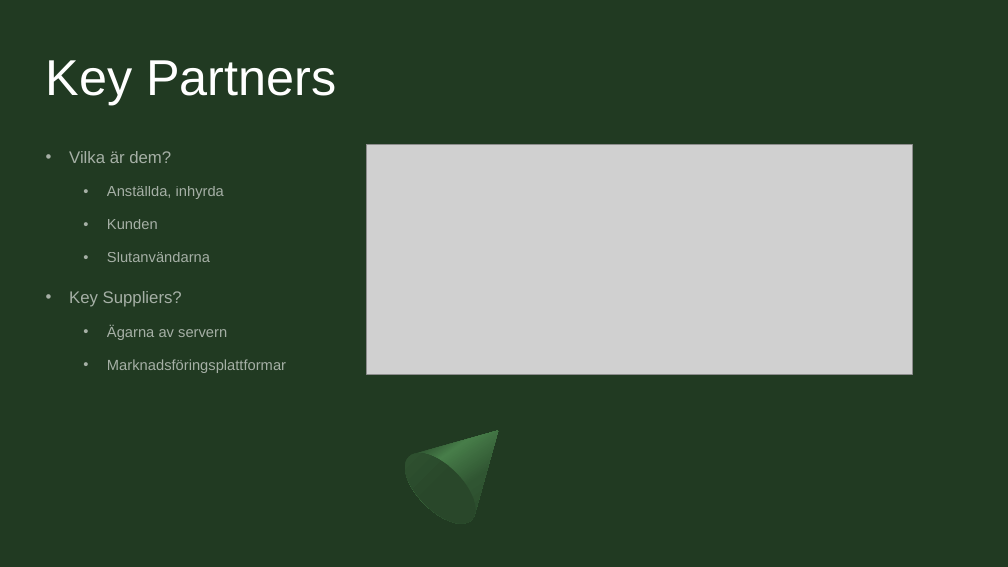
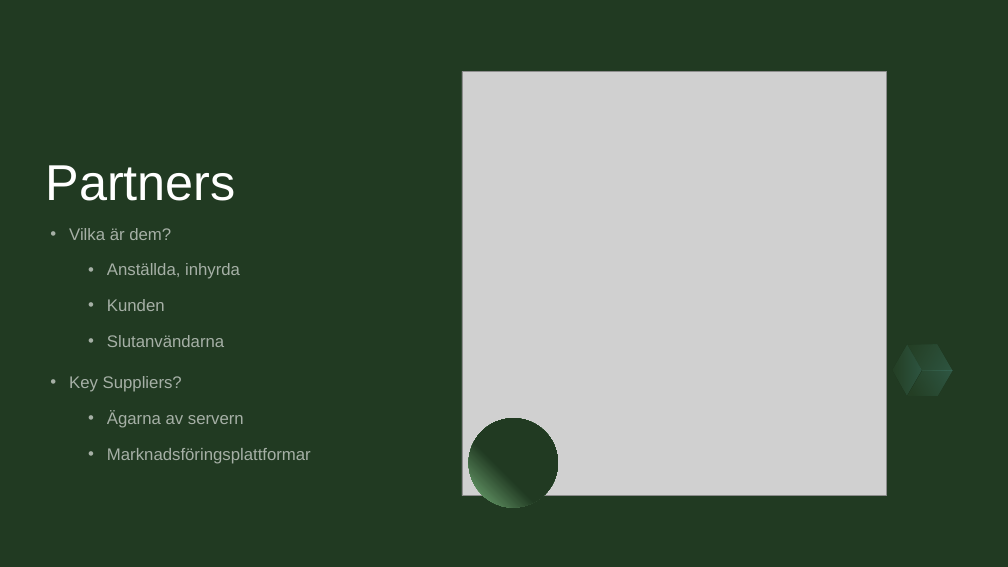
Before and after one commit to Sjofil/HASAB-IDA3, a slide deck: slide 2 of Business Canvas Model/Business canvas model.pptx. Drawn at 1008x567 pixels with LibreOffice and Linux fonts; fonts in the diff are those of the drawing; grey boxes stand for pictures. Boxes give left, top, right and bottom in pixels: in the first picture for what was removed or moved away, otherwise in the second. Text is boxed around its words. In the diff, an @@ line names an element or a change of style, - is before the commit and + after.

```diff
--- a/Business Canvas Model/Business canvas model.pptx
+++ b/Business Canvas Model/Business canvas model.pptx
@@ rectangle added at [0,0,1008,567], fill #213A22 @@
@@ title "Partners" at [46,165,236,201]: vertical alignment top to bottom @@
@@ picture: place and size @@
-picture at [367,144,913,374]
+picture at [462,71,886,495]
@@ title at [46,165,236,201]: text changed @@
-Key Partners
+Partners
@@ text "Vilka är dem?": place and size @@
-text "Vilka är dem?" at [69,151,286,373]
+text "Vilka är dem?" at [69,228,311,464]
@@ text "Vilka är dem?" at [69,228,311,464]: size 14 to 16 pt in "Anställda, inhyrda", "Kunden", "Slutanvändarna", "Ägarna av servern" and 1 more places; indent changed @@
@@ freeform shape added at [886,345,930,396], fill gradient #305532 to #71DCE0 @@
@@ freeform shape added at [900,332,960,384], fill gradient #305532 to #71DCE0 @@
@@ freeform shape added at [907,357,952,409], fill gradient #305532 to #71DCE0 @@
@@ freeform shape removed at [393,399,530,536] @@
@@ ellipse added at [469,418,558,507], fill gradient #213A22 to #79B37C @@
@@ ellipse removed at [393,441,488,536] @@
```
Also in this commit, not shown: 6 other slides changed, 3 slides added, 3 slides removed.
